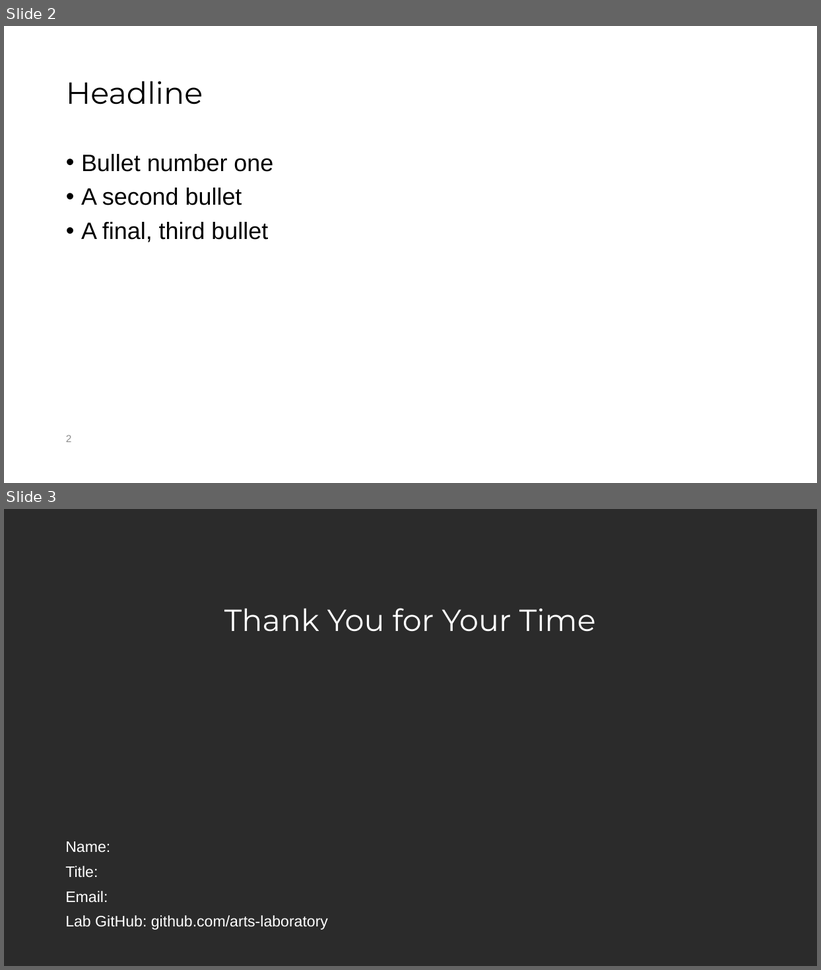
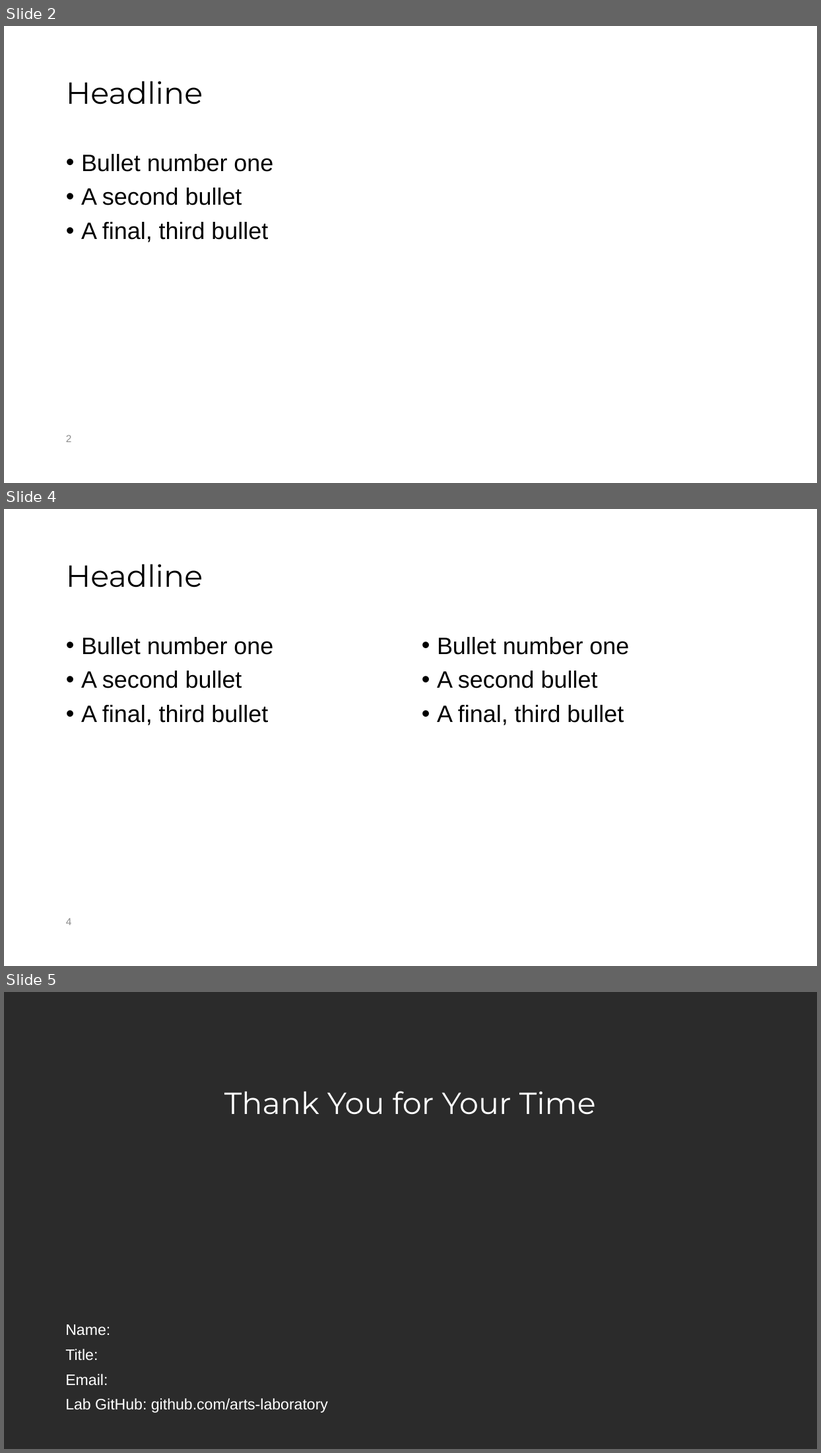
Before and after one commit to ARTS-Laboratory/ARTS-Lab-Branding, a slide deck: PowerPoint/ARTS-Lab_USC_slide_template.pptx. Shown one above the other, each under a label of ours: slides 2 and 3 before the commit, slides 2, 4 and 5 after it; the slides between them are not shown. The pictures are 821x970 and 821x1453 pixels, drawn with LibreOffice and Linux fonts; fonts in the diff are those of the drawing; background and template pictures are left out; a plain dark background stands for a picture behind light text. Boxes give left, top, right and bottom in pixels: in the first picture for what was removed or moved away, otherwise in the second. Text is boxed around its words. In the diff, an @@ line names an element or a change of style, - is before the commit and + after.

```diff
--- a/PowerPoint/ARTS-Lab_USC_slide_template.pptx
+++ b/PowerPoint/ARTS-Lab_USC_slide_template.pptx
@@ slide 4 added at (x1=4, y1=509, x2=817, y2=966), background picture (left out) @@
@@ title added at (x1=66, y1=564, x2=203, y2=588), 36 pt, text #000000 @@
+Headline
@@ text added at (x1=81, y1=637, x2=273, y2=725), 28 pt, text #000000 @@
+• Bullet number one
+• A second bullet
+• A final, third bullet
@@ text added at (x1=437, y1=637, x2=629, y2=725), 28 pt, text #000000 @@
+• Bullet number one
+• A second bullet
+• A final, third bullet
@@ page number added at (x1=66, y1=918, x2=72, y2=925), 12 pt, text #8C8C8C @@
+4
@@ what was slide 3 is now slide 5 @@
```
Also in this commit, not shown: 1 other slide added.
